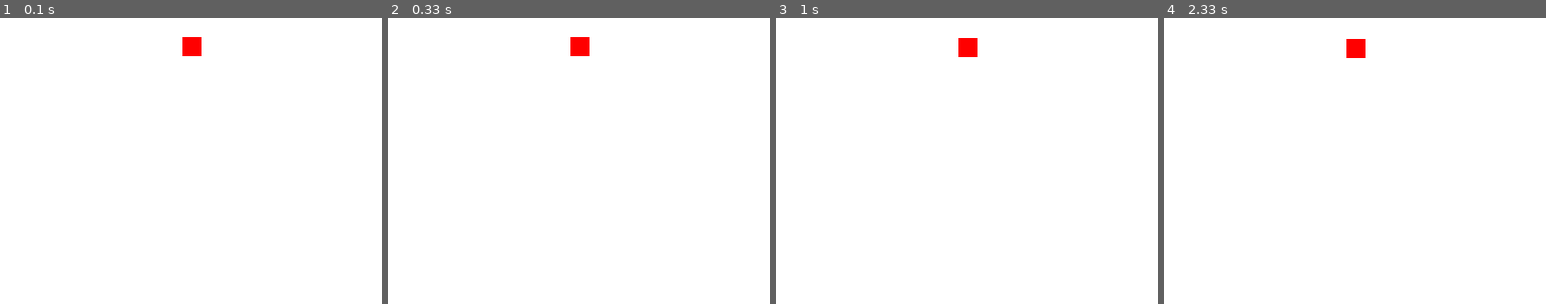
Above: before the commit, frames 1-4 (left to right).
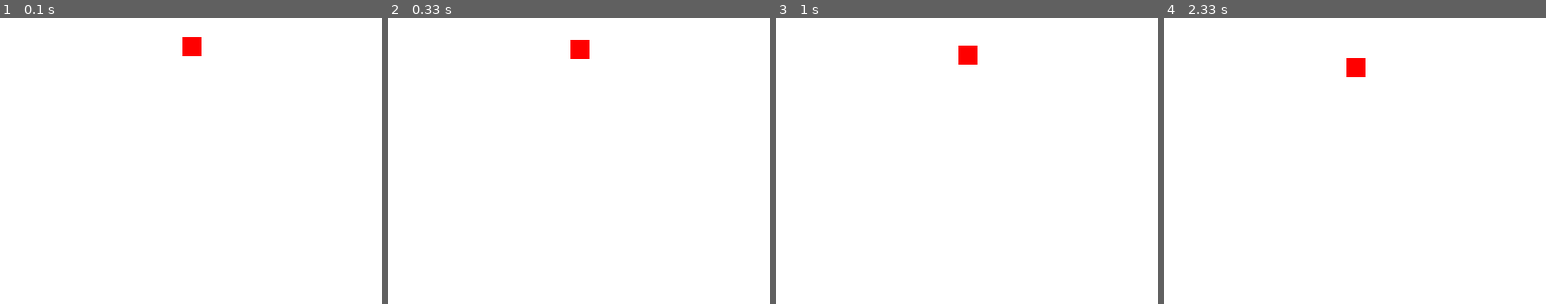
Above: after the commit, the same moments.

Repository: overbejt/pygame
Game: pygame game, started from PygameTemplate.py
Two runs of this game, one before a commit and one after it. Both use one fixed random seed, a clock stepped at 60 frames per second and the inputs below.
Inputs:
- Up to frame 1 (0.1 s): no input
- Up to frame 2 (0.33 s): no input
- Up to frame 3 (1 s): no input
- Up to frame 4 (2.33 s): no input
The pictures show only the part of the screen within x 26-76%, y 0-50%; the shares and areas given below are measured in that part.

Frame 1 is identical in both runs. In frame 2, 0.1% of the frame differs, in the area x 47-53%, y 6-15%; in frame 3, 0.3%; in frame 4, 0.7%, in the area x 47-53%, y 7-21%.

Commit message:
added fps controll

Diff:
--- a/PygameTemplate.py
+++ b/PygameTemplate.py
@@ -4,6 +4,10 @@
 physics = Physics()
 
 pg.init()
+
+#fps
+fps = 60
+clock = pg.time.Clock()
 
 #colors
 white = (255,255,255)
@@ -36,7 +40,7 @@
 
 
     if y < 300:
-        y += .02
+        y += 9.8/fps #This will represent 1px as 1m, dividing by fps gives 1s
 
 
 
@@ -44,6 +48,8 @@
     pg.draw.rect(gameDisplay, red, [400,y,20,20])
     pg.display.update()#update the display, goes last, always
 
+    clock.tick(fps)
+
 #End the game and all else
 pg.quit()
 quit()
